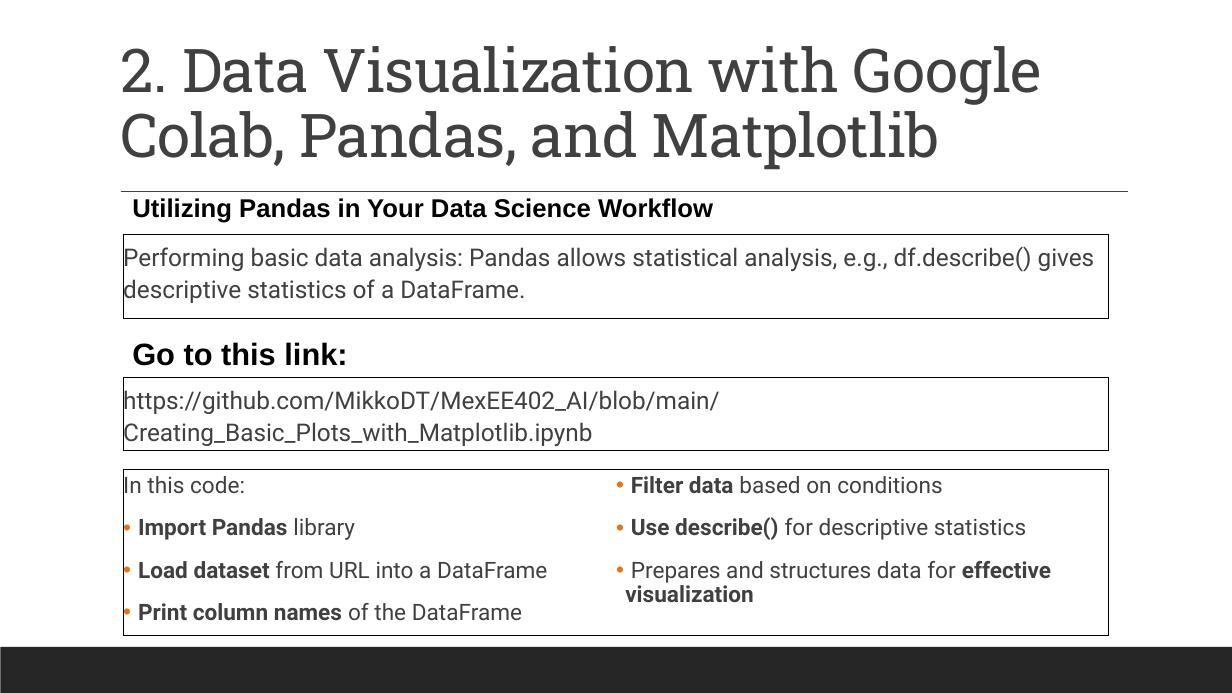
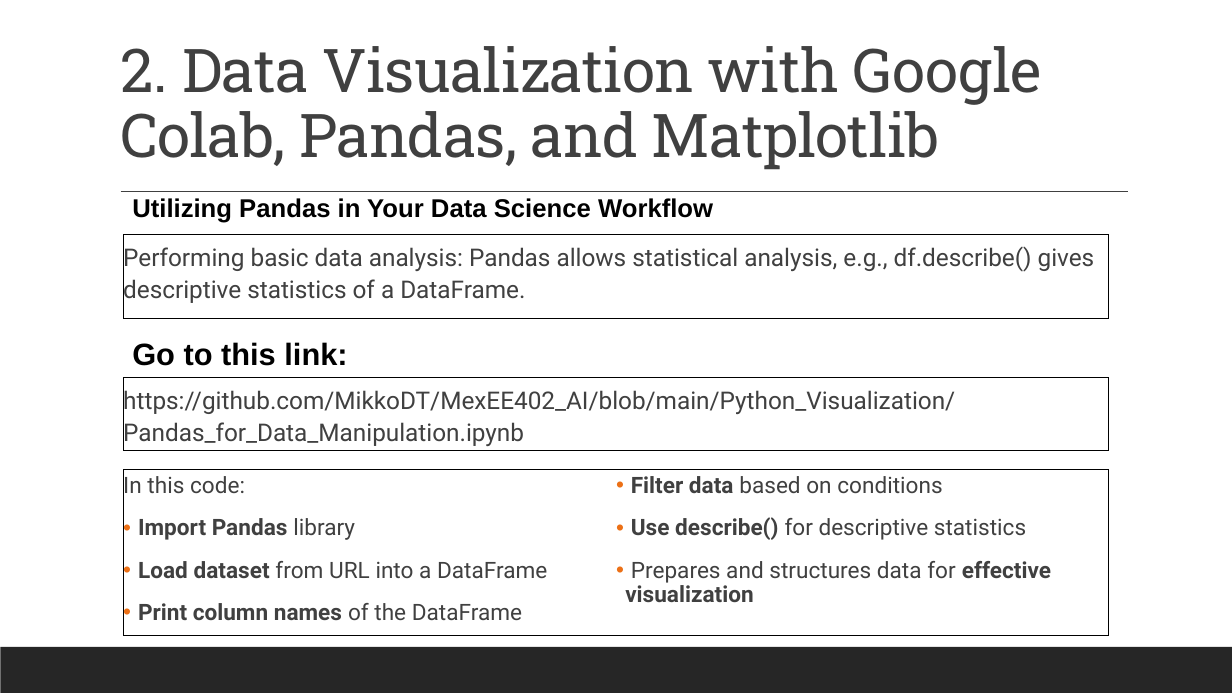
Before and after one commit to MikkoDT/MexEE402_AI, a slide deck: slide 8 of Lectures/II_Data_Visualization_with_Python.pptx. Drawn at 1232x693 pixels with LibreOffice and Linux fonts; fonts in the diff are those of the drawing. Boxes give left, top, right and bottom in pixels: in the first picture for what was removed or moved away, otherwise in the second. Text is boxed around its words. In the diff, an @@ line names an element or a change of style, - is before the commit and + after.

```diff
--- a/Lectures/II_Data_Visualization_with_Python.pptx
+++ b/Lectures/II_Data_Visualization_with_Python.pptx
@@ text in rectangle at (123,387,955,447): text changed @@
-https://github.com/MikkoDT/MexEE402_AI/blob/main/Creating_Basic_Plots_with_Matplotlib.ipynb
+https://github.com/MikkoDT/MexEE402_AI/blob/main/Python_Visualization/Pandas_for_Data_Manipulation.ipynb
```
Also in this commit, not shown: 4 other slides changed, 1 slide removed, 1 other file.
